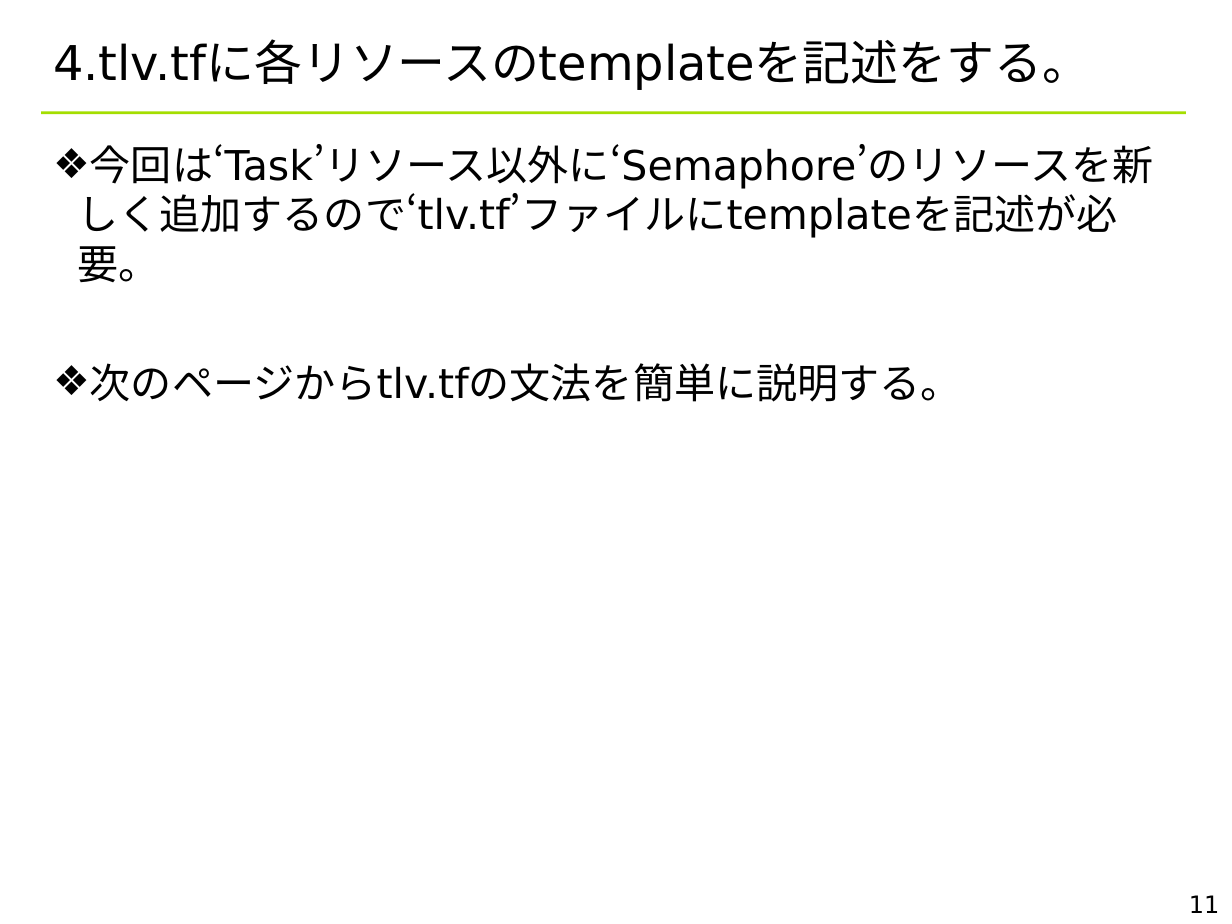
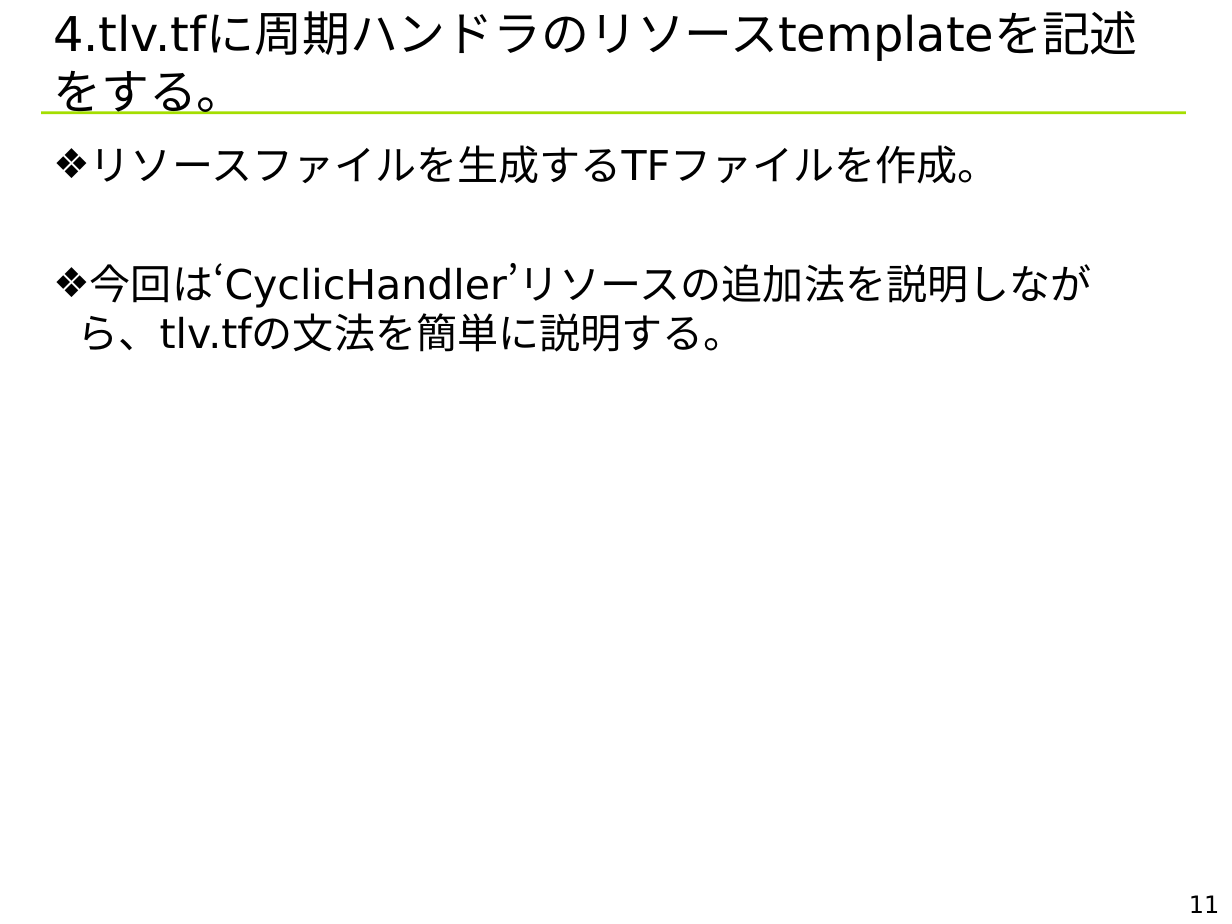
Before and after one commit to YixiaoLi/tlv4mc, a slide deck: slide 11 of doc/TLV_convert_rules.ppt. Drawn at 1232x924 pixels with LibreOffice and Linux fonts; fonts in the diff are those of the drawing; background and template pictures are left out. Boxes give left, top, right and bottom in pixels: in the first picture for what was removed or moved away, otherwise in the second. Text is boxed around its words. In the diff, an @@ line names an element or a change of style, - is before the commit and + after.

Commit message:
マニュアル修正 サンプルプログラム修正 リソースヘッダ修正

```diff
--- a/doc/TLV_convert_rules.ppt
+++ b/doc/TLV_convert_rules.ppt
@@ title at (53, 13, 1137, 114): text changed @@
-4.tlv.tfに各リソースのtemplateを記述をする。
+4.tlv.tfに周期ハンドラのリソースtemplateを記述をする。
@@ text at (78, 145, 1092, 352): text changed @@
-❖ 今回は‘Task’リソース以外に‘Semaphore’のリソースを新しく追加するので‘tlv.tf’ファイルにtemplateを記述が必要。
-❖ 次のページからtlv.tfの文法を簡単に説明する。
+❖ リソースファイルを生成するTFファイルを作成。
+❖ 今回は‘CyclicHandler’リソースの追加法を説明しながら、tlv.tfの文法を簡単に説明する。
```
Also in this commit, not shown: 12 other slides changed, 8 other files.
